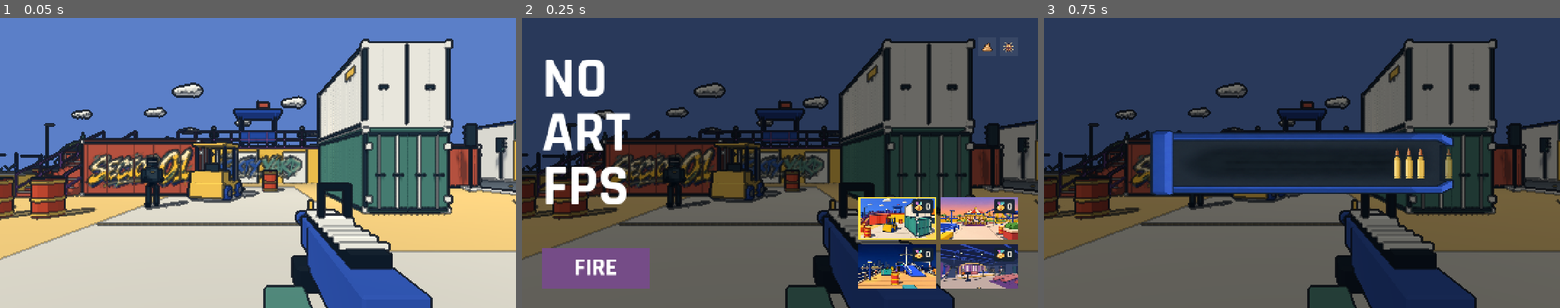
Above: before the commit, frames 1-3 (left to right).
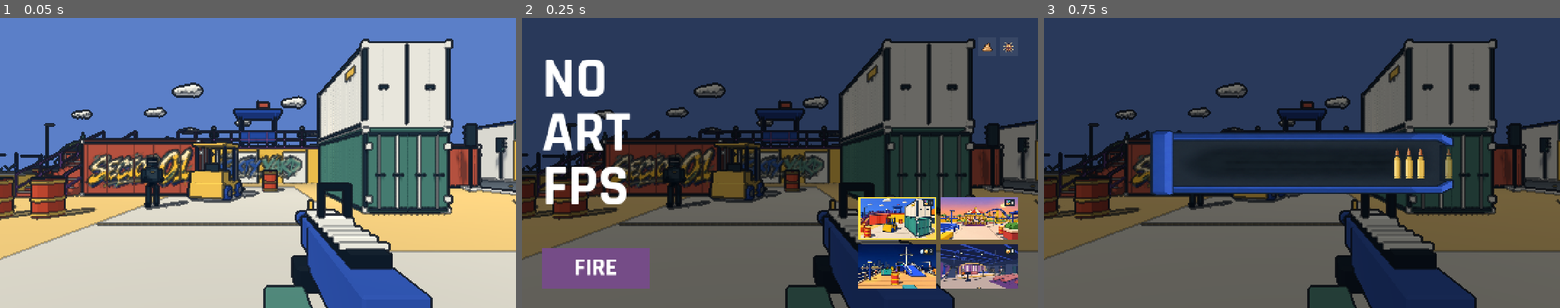
Above: after the commit, the same moments.

Repository: YicongCao/No-Art-FPS
Game: Godot game, scene res://scenes/main.tscn
Two runs of this game, one before a commit and one after it. Both use one fixed random seed, a clock stepped at 60 frames per second and the inputs below. Sound files missing from this copy of the repository are replaced by a short silence.
Inputs:
- Up to frame 1 (0.05 s): no input
- Up to frame 2 (0.25 s): no input
- Up to frame 3 (0.75 s): click "FIRE" at 0.5 s

Frame 1 is identical in both runs. In frame 2, 0.6% of the frame differs, in the area x 75-96%, y 62-84%; in frame 3, nothing differs.

Commit message:
Halve map thumbnail high score badges

Diff:
--- a/scripts/hud.gd
+++ b/scripts/hud.gd
@@ -560,7 +560,8 @@
 	score.mouse_filter = Control.MOUSE_FILTER_IGNORE
 	row.add_child(score)
 	record.reset_size()
-	record.position = Vector2(card.size.x-record.size.x-8,8)
+	record.scale = Vector2.ONE*.5
+	record.position = Vector2(card.size.x-record.size.x*record.scale.x-8,8)
 
 func sync_comedy_buttons() -> void:
 	for action in comedy_buttons:
--- a/tests/map_selector_check.gd
+++ b/tests/map_selector_check.gd
@@ -172,7 +172,8 @@
 		var panel = card.get_node("Record")
 		assert(panel.find_child("Score",true,false).text==str(expected[i]))
 		assert(panel.mouse_filter==Control.MOUSE_FILTER_IGNORE)
-		assert(panel.position.x>0 and panel.get_rect().end.x<card.size.x)
+		assert(panel.scale==Vector2.ONE*.5)
+		assert(is_equal_approx(panel.position.x+panel.size.x*panel.scale.x,card.size.x-8))
 
 func click(center: Vector2) -> void:
 	for pressed in [true,false]:
